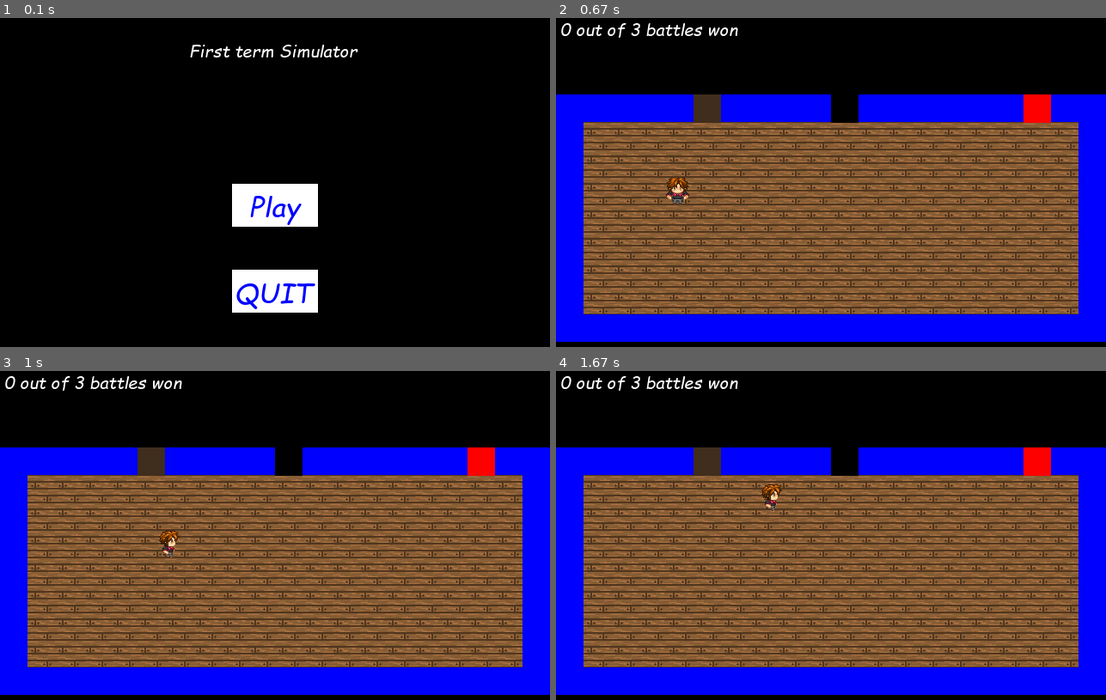
Above: before the commit, frames 1-4 (two rows, left to right).
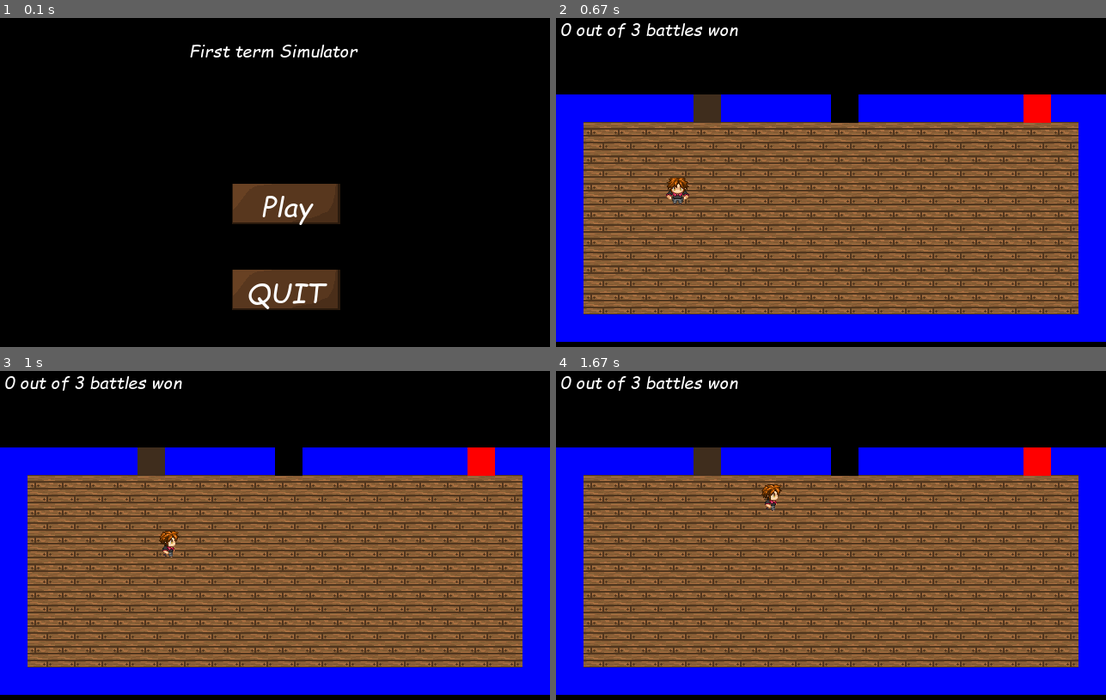
Above: after the commit, the same moments.

Repository: ClintLeetwood/PyGame-Projekt
Game: pygame game, started from Python Spelprojekt/Python_Spelprojekt.py
Same seed, same stepped clock (60 frames per second), same inputs: the game is played once before the commit and once after it.
Inputs (mouse positions are in pixels of both pictures, inside the frame that each line leads up to):
- Up to frame 1 (0.1 s): no input
- Up to frame 2 (0.67 s): click (842, 205) at 0.38 s
- Up to frame 3 (1 s): hold Right from 0.67 s (still down); move the mouse to (253, 588) at 0.7 s
- Up to frame 4 (1.67 s): release Right at 1.13 s; hold Up 1.17-1.47 s; hold Right from 1.5 s (still down)

The runs differ from the first frame. In frame 1, 4.8% of the frame differs, in the area x 42-62%, y 50-90%; in frame 2, nothing differs; in frame 3, nothing differs; in frame 4, nothing differs.

Commit message:
fler sprites

Diff:
--- a/Python Spelprojekt/Python_Spelprojekt.py
+++ b/Python Spelprojekt/Python_Spelprojekt.py
@@ -14,9 +14,10 @@
         self.running=True
         self.static=0
         self.intro_background=pygame.Surface((WIN_WIDTH,WIN_HEIGHT))
-        self.enemy_3_spritesheet=Spritesheet('Python Spelprojekt/img/Pascal.png')
+        self.enemy_spritesheet=Spritesheet('Python Spelprojekt/img/Pascal.png')
         self.character_spritesheet=Spritesheet('Python Spelprojekt/img/sprites_base.png')
         self.terrain_spritesheet=Spritesheet('Python Spelprojekt/img/floor_base.png')
+        self.fighter_spritesheet=Spritesheet('Python Spelprojekt/img/big_character.png')
     def Tilemap(self): #follows the map in config
         for i, row in enumerate(tilemap): #y position
             for j, column in enumerate(row): #x position
@@ -105,8 +106,8 @@
         self.screen.fill(BLACK)
         self.all_sprites_arena.draw(self.screen)
         self.clock.tick(FPS)
-        attack_button=Button(360,290,100,50,BLUE,WHITE,'Attack',28)
-        defend_button=Button(360,350,100,50,BLUE,WHITE,'Defend',28)
+        attack_button=Button(360,290,128,50,WHITE,'Attack',28)
+        defend_button=Button(360,350,128,50,WHITE,'Defend',28)
 
         enemy='Enemy HP: '+str(enemyhp)
         player='Player HP: '+str(playerhp)
@@ -127,7 +128,7 @@
         if level=="intro":
             self.intro_screen()
         if level=="hallway":
-            self.hallway(wins)
+            self.hallway(wins)  #skriver antalet wins
         if level=="level1" :
             self.check()
             self.level1(enemyhp,playerhp)
@@ -143,7 +144,7 @@
 
     def hallway(self,wins):
         #game loop
-        #self.new()
+
         self.static=0
         self.events()
         self.draw(wins)
@@ -165,6 +166,7 @@
         self.drawArena(enemyhp,playerhp)
         self.update()
         self.updateArena()
+
     def level3(self,enemyhp,playerhp):
         self.events()
         self.drawArena(enemyhp,playerhp)
@@ -187,8 +189,8 @@
         title=self.font.render('First term Simulator',True, WHITE)
         title_rect=title.get_rect(x=220,y=30)
 
-        play_button=Button(270,200,100,50,BLUE,WHITE,'Play',32)
-        quit_button=Button(270,300,100,50,BLUE,WHITE,'QUIT',32)
+        play_button=Button(270,200,128,50,WHITE,'Play',32)
+        quit_button=Button(270,300,128,50,WHITE,'QUIT',32)
         while intro:
             for event in pygame.event.get():
                 if event.type==pygame.QUIT: #checks if window is closed
@@ -214,7 +216,7 @@
 g.new()
 
 
-p=Player(g,4,6) #skapar objektet
+p=Player(g,4,6) #skapar objektet player for att dela dess info med game class
 
 while g.running:
 
--- a/Python Spelprojekt/sprites.py
+++ b/Python Spelprojekt/sprites.py
@@ -62,7 +62,11 @@
                         self.f=Fight(100,100)
                     else:
                         self.f=Fight(70,100)
-
+        else:
+            hits=pygame.sprite.spritecollide(self,self.game.door1,False)
+            if hits:
+                if self.y_change<0:
+                    self.rect.y=hits[0].rect.bottom
 
         if self.win==1:
             if pygame.sprite.spritecollide(self,self.game.door2,False):
@@ -79,7 +83,11 @@
                         self.f=Fight(120,100)
                     else:
                         self.f=Fight(100,100)
-
+        else:
+            hits=pygame.sprite.spritecollide(self,self.game.door1,False)
+            if hits:
+                if self.y_change<0:
+                    self.rect.y=hits[0].rect.bottom
 
 
         if self.win==2:
@@ -96,7 +104,11 @@
                 elif self.f==0 and self.win==3:
                     self.f=Fight(120,100)
                     self.level="you_win"
-
+        else:
+            hits=pygame.sprite.spritecollide(self,self.game.door1,False)
+            if hits:
+                if self.y_change<0:
+                    self.rect.y=hits[0].rect.bottom
 
 
 
@@ -235,8 +247,8 @@
             self.Win()
     def playerchoice(self):
         if self.playerhp>0:
-            rectbut1=pygame.Rect(360,290,100,50)
-            rectbut2=pygame.Rect(360,350,100,50)
+            rectbut1=pygame.Rect(360,290,128,50)
+            rectbut2=pygame.Rect(360,350,128,50)
             for event in pygame.event.get():
                 pos=pygame.mouse.get_pos()
                 if event.type == pygame.MOUSEBUTTONDOWN  :
@@ -355,9 +367,8 @@
         self.y=y*ARENASIZE
         self.width=ARENASIZE
         self.height=ARENASIZE
-
-        self.image=pygame.Surface([self.width,self.height])
-        self.image.fill(RED)
+        self.image=self.game.fighter_spritesheet.get_sprite(0,0,self.width,self.height)
+
 
         self.rect=self.image.get_rect()
         self.rect.x=self.x
@@ -381,7 +392,7 @@
         self.width=ARENASIZE
         self.height=ARENASIZE
 
-        self.image=self.game.enemy_3_spritesheet.get_sprite(0,0,self.width,self.height)
+        self.image=self.game.enemy_spritesheet.get_sprite(0,0,self.width,self.height)
 
 
         self.rect=self.image.get_rect()
@@ -477,7 +488,7 @@
         self.rect.y=self.y
 
 class Button:
-    def __init__(self,x,y,width,height,fg,bg,content,fontsize):
+    def __init__(self,x,y,width,height,fg,content,fontsize):
         self.content=content
         self.font=pygame.font.Font('Python Spelprojekt/comici.ttf',fontsize)
         self.x=x
@@ -485,10 +496,11 @@
         self.height=height
         self.width=width
         self.fg=fg
-        self.bg=bg
-
-        self.image=pygame.Surface([self.width,self.height])
-        self.image.fill(self.bg)
+
+        self.button_spritesheet=Spritesheet('Python Spelprojekt/img/button.png')
+        self.image=self.button_spritesheet.get_sprite(0,9,self.width,self.height)
+
+
         self.rect=self.image.get_rect()
         self.rect.x=self.x
         self.rect.y=self.y
Binary file added: Python Spelprojekt/img/big_character.png
Binary file added: Python Spelprojekt/img/button.png
